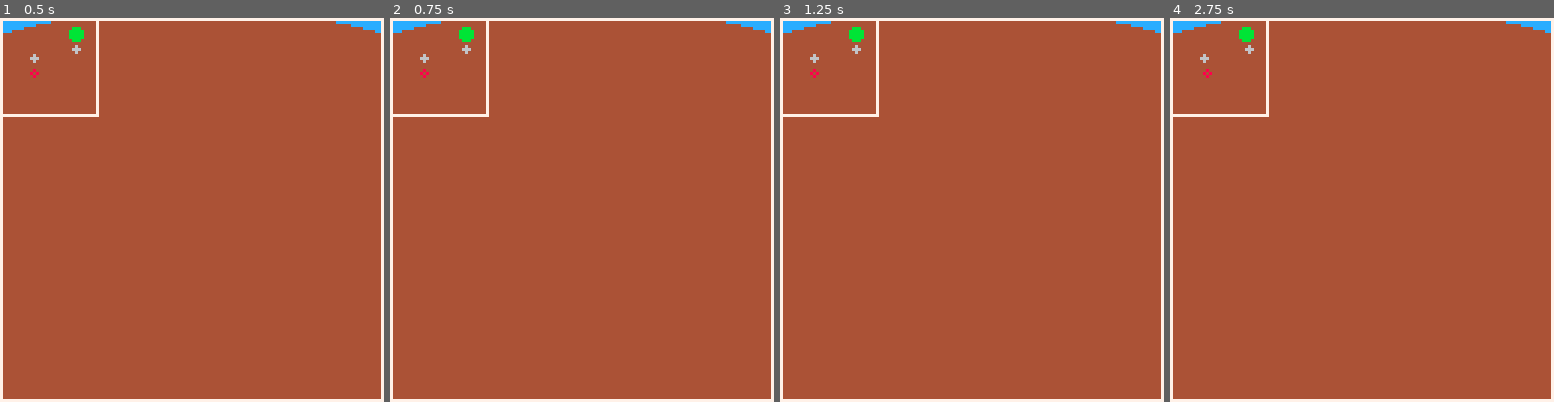
Above: before the commit, frames 1-4 (left to right).
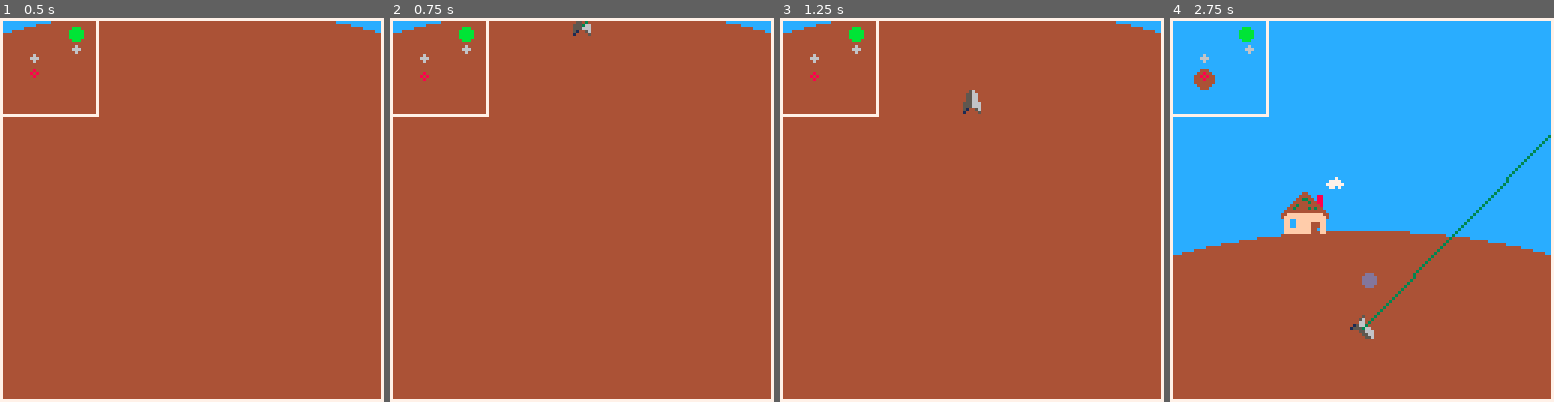
Above: after the commit, the same moments.

Repository: sabajt/GGJ_2019
Game: PICO-8 cartridge home.p8
The game is run twice, just before and just after one commit, with the same random seed, the same clock (stepped at 60 frames per second) and the same inputs.
Inputs:
- Up to frame 1 (0.5 s): tap X (X key) at 0.33 s
- Up to frame 2 (0.75 s): no input
- Up to frame 3 (1.25 s): tap X (X key) at 1.07 s
- Up to frame 4 (2.75 s): hold Right 1.6-2.1 s; tap X (X key) at 1.85 s; hold Up 2.15-2.42 s; hold Right from 2.47 s (still down)

Frame 1 is identical in both runs. In frame 2, 0.2% of the frame differs, in the area x 7-53%, y 0-17%; in frame 3, 0.2%; in frame 4, 55%, in the area x 0-100%, y 0-84%.

Commit message:
stuff

Diff:
--- a/home.p8
+++ b/home.p8
@@ -417,7 +417,7 @@
             stopped = true
         elseif circcollide(ship.pos.x, ship.pos.y, ship.rad, p.pos.x, p.pos.y, get_planet_foi(p)) then
             -- in planet grav field
-            -- ship.acl = addvec(ship.acl, gravity(p, ship))
+            ship.acl = addvec(ship.acl, gravity(p, ship))
             ship_in_grav_field = true
         end
     end
Not shown, changed: 130 lines of the sprite sheet (__gfx__) section of home.p8
Not shown, changed: the thumbnail (__label__) section of home.p8
